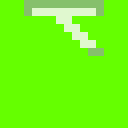
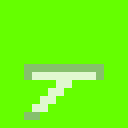
Revision of a layered 128×128 image; what changed, layer by layer:
hid "Background copy", painted on it over 24, 0, 104, 120
painted on "Background" over 24, 0, 104, 120
